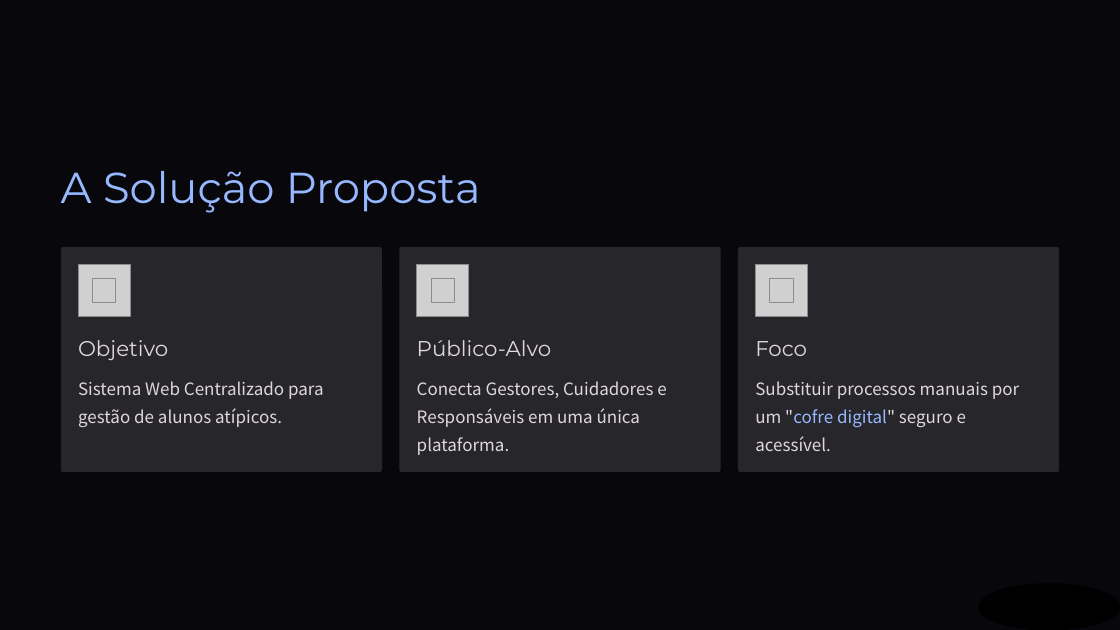
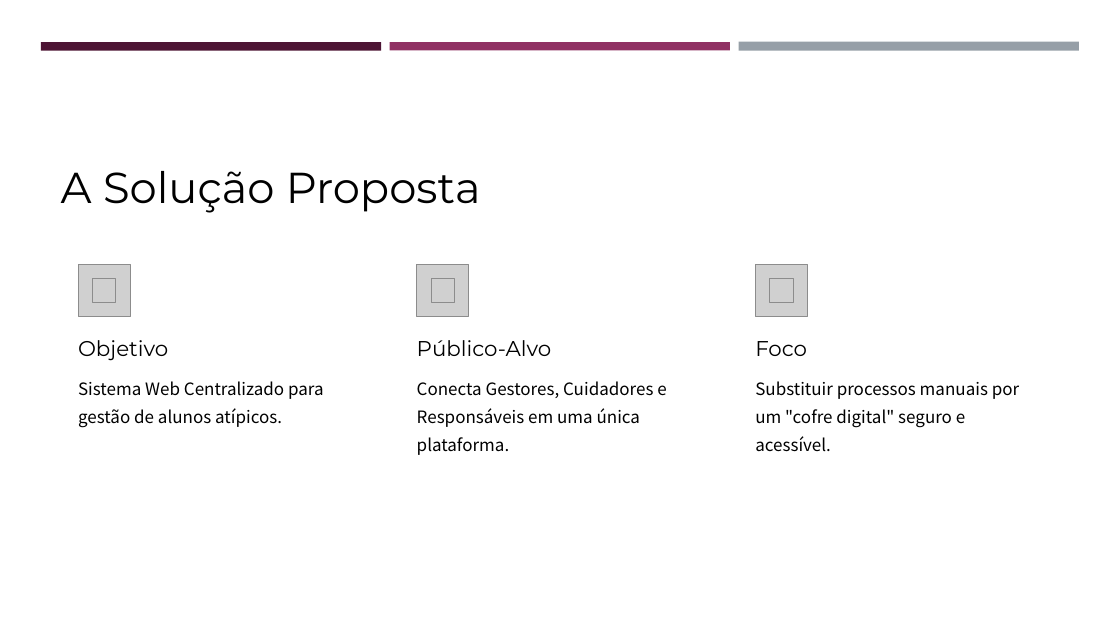
Before and after one commit to z12guilherme/gestao_atipicos, a slide deck: slide 3 of tcc/TCC - Slides.pptx. Drawn at 1120x630 pixels with LibreOffice and Linux fonts; fonts in the diff are those of the drawing; grey boxes stand for pictures; background and template pictures are left out; a plain dark background stands for a picture behind light text. Boxes give left, top, right and bottom in pixels: in the first picture for what was removed or moved away, otherwise in the second. Text is boxed around its words. In the diff, an @@ line names an element or a change of style, - is before the commit and + after.

```diff
--- a/tcc/TCC - Slides.pptx
+++ b/tcc/TCC - Slides.pptx
@@ background picture (left out) to #FFFFFF @@
@@ rectangle removed at [0, 0, 1120, 630] @@
@@ rectangle added at [41, 42, 382, 50], fill #4D1434 @@
@@ rectangle added at [390, 42, 730, 50], fill #903163 @@
@@ rectangle added at [738, 42, 1079, 51], fill #969FA7 @@
@@ text "A Solução Proposta" at [61, 171, 481, 213]: text colour #97B8FF to #000000 @@
@@ rounded rectangle removed at [61, 247, 382, 472] @@
@@ rounded rectangle removed at [400, 247, 721, 472] @@
@@ rounded rectangle removed at [738, 247, 1059, 472] @@
@@ text colour #E0D6DE to #000000 in 5 elements at [78, 340, 168, 361], [78, 381, 324, 428], [417, 340, 552, 356], [417, 381, 666, 455], [755, 341, 807, 356] @@
@@ text "Substituir processos manuais por um ..." at [755, 381, 1019, 452]: text colour #E0D6DE to #000000 in "Substituir processos manuais por um "cofre digital" ..."; text colour #97B8FF to #000000 in ""cofre digital"" @@
@@ ellipse removed at [979, 584, 1120, 630] @@
```
Also in this commit, not shown: 11 other slides changed, 1 other file.
